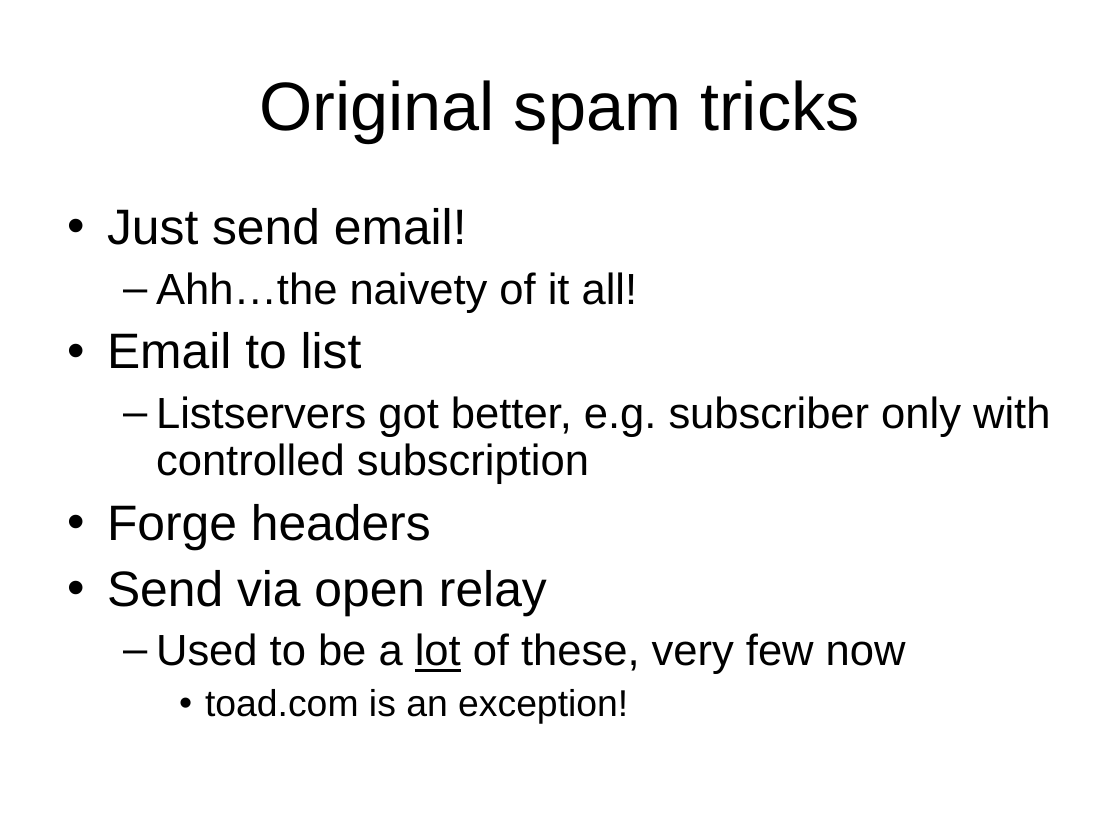
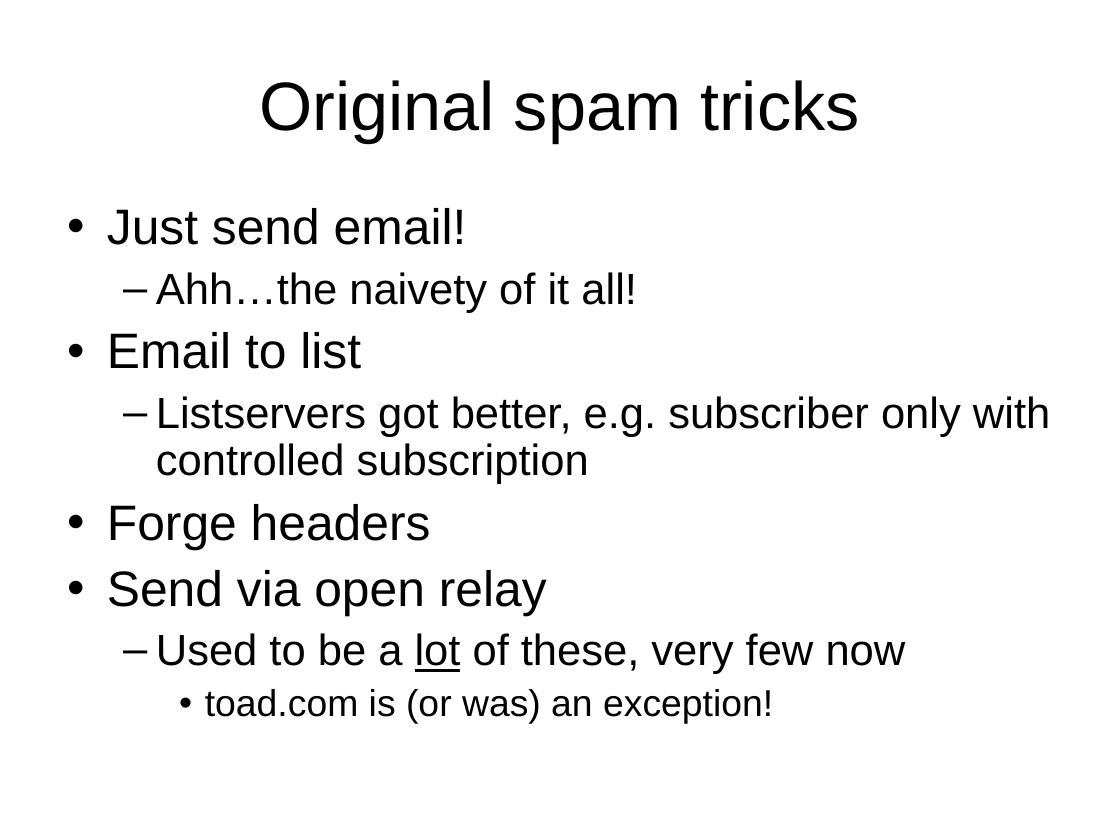
Before and after one commit to sftcd/cs7053, a slide deck: slide 15 of 2016lectures/04-spam.ppt. Drawn at 1120x840 pixels with LibreOffice and Linux fonts; fonts in the diff are those of the drawing. Boxes give left, top, right and bottom in pixels: in the first picture for what was removed or moved away, otherwise in the second. Text is boxed around its words. In the diff, an @@ line names an element or a change of style, - is before the commit and + after.

```diff
--- a/2016lectures/04-spam.ppt
+++ b/2016lectures/04-spam.ppt
@@ text at (x1=205, y1=689, x2=773, y2=724): text changed @@
-    • toad.com is an exception!
+    • toad.com is (or was) an exception!
```
Also in this commit, not shown: 18 other slides changed, 1 slide added, 2 other files.
